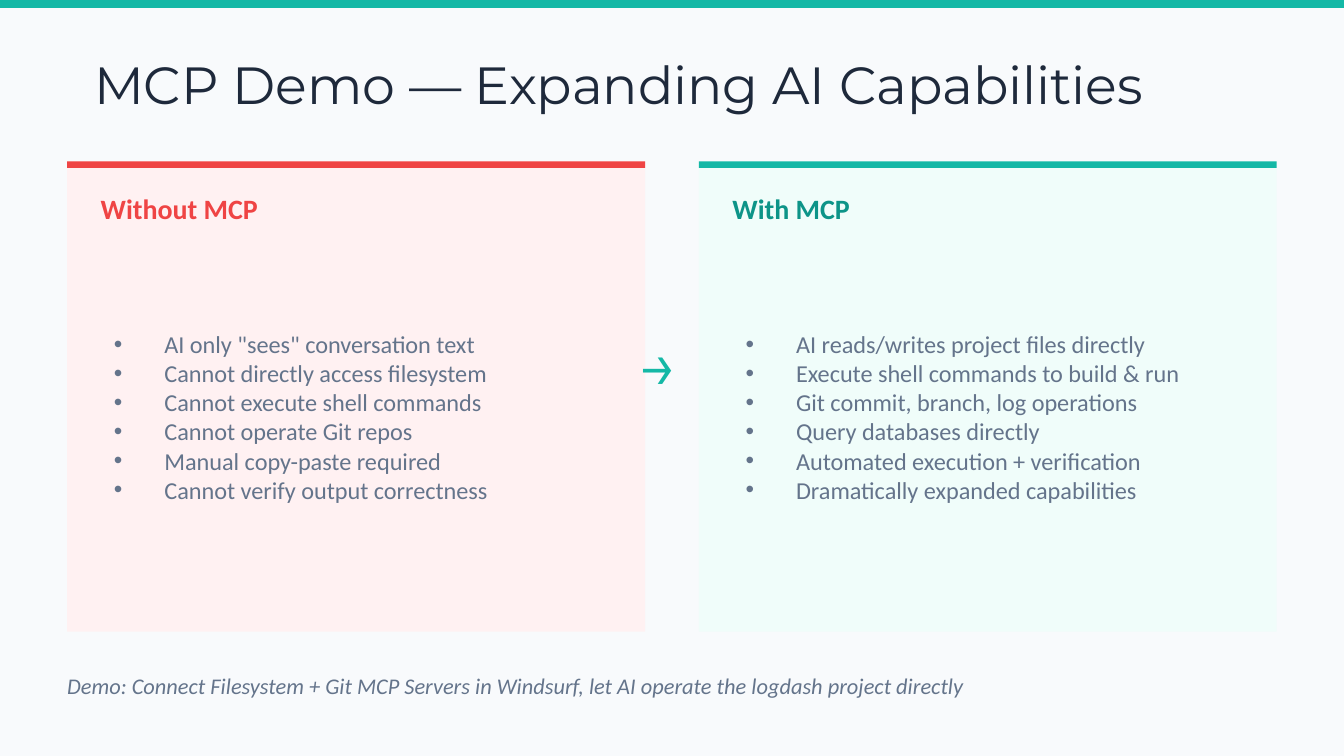
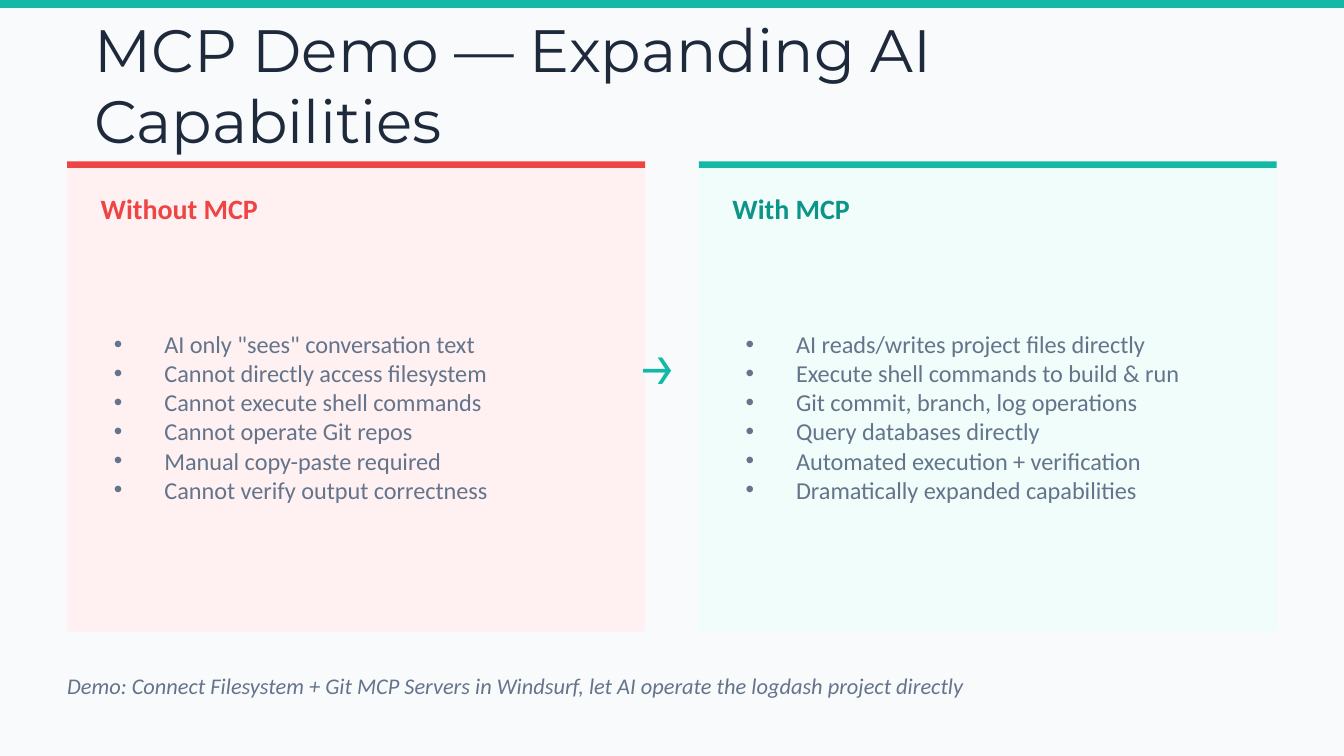
Before and after one commit to chenkunyuan/ai-tools-intro-sharing, a slide deck: slide 12 of AI_Getting_Started_with_AI_Tools.pptx. Drawn at 1344x756 pixels with LibreOffice and Linux fonts; fonts in the diff are those of the drawing. Boxes give left, top, right and bottom in pixels: in the first picture for what was removed or moved away, otherwise in the second. Text is boxed around its words. In the diff, an @@ line names an element or a change of style, - is before the commit and + after.

```diff
--- a/AI_Getting_Started_with_AI_Tools.pptx
+++ b/AI_Getting_Started_with_AI_Tools.pptx
@@ text "MCP Demo — Expanding AI ..." at [94,27,932,155]: size 28 to 32 pt @@
```
Also in this commit, not shown: 7 other slides changed, 8 other files.
